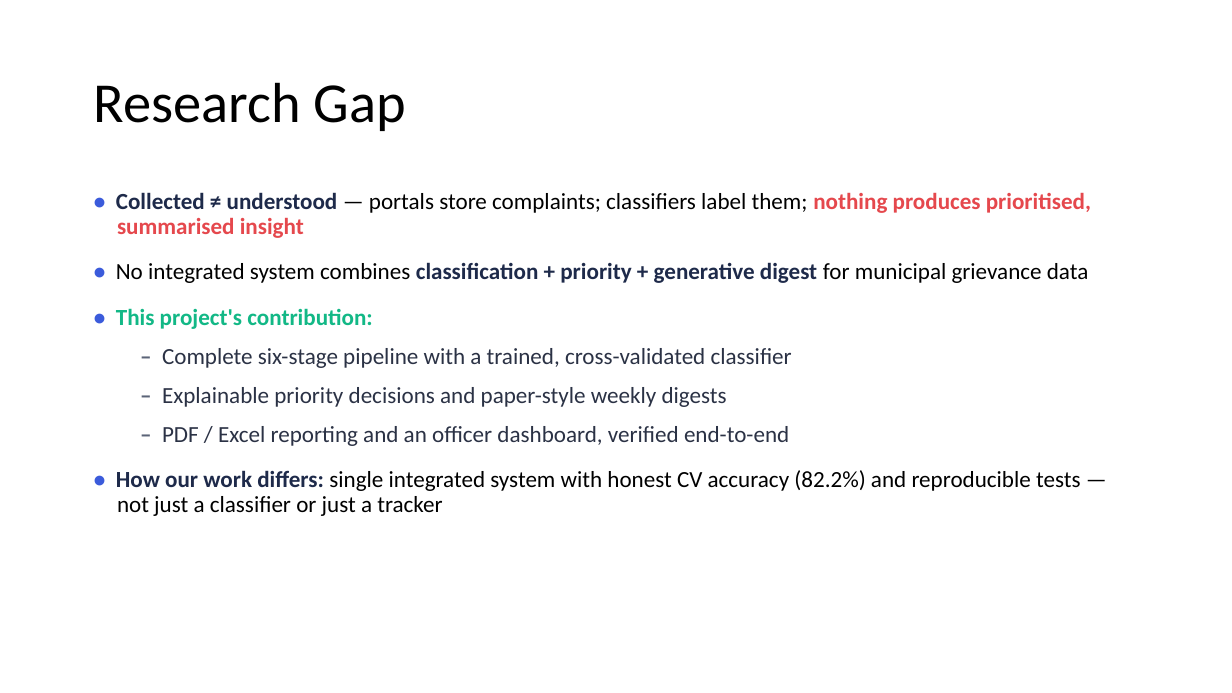
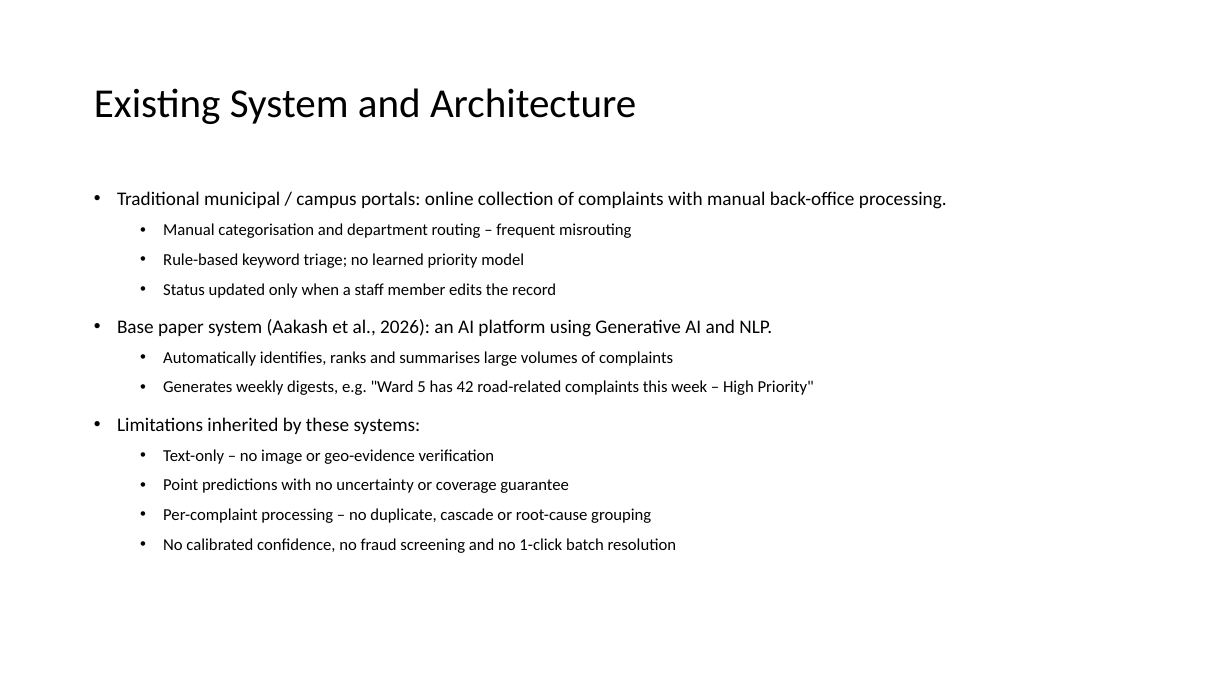
Before and after one commit to Mudit021/CivicSense-AI-Based-Citizen-Complaint-Analyzer, a slide deck: slide 9 of Project_Presentation.pptx (slide 8 before the commit). Drawn at 1232x693 pixels with LibreOffice and Linux fonts; fonts in the diff are those of the drawing. Boxes give left, top, right and bottom in pixels: in the first picture for what was removed or moved away, otherwise in the second. Text is boxed around its words. In the diff, an @@ line names an element or a change of style, - is before the commit and + after.

```diff
--- a/Project_Presentation.pptx
+++ b/Project_Presentation.pptx
@@ title at (94,88,636,124): text changed; size 44 to 32 pt @@
-Research Gap
+Existing System and Architecture
@@ text at (117,191,947,553): text changed; size 18 to 13 pt @@
-• Collected ≠ understood — portals store complaints; classifiers label them; nothing produces prioritised, summarised insight
-• No integrated system combines classification + priority + generative digest for municipal grievance data
-• This project's contribution:
-  – Complete six-stage pipeline with a trained, cross-validated classifier
-  – Explainable priority decisions and paper-style weekly digests
-  – PDF / Excel reporting and an officer dashboard, verified end-to-end
-• How our work differs: single integrated system with honest CV accuracy (82.2%) and reproducible tests — not just a classifier or just a tracker
+• Traditional municipal / campus portals: online collection of complaints with manual back-office processing.
+  • Manual categorisation and department routing – frequent misrouting
+  • Rule-based keyword triage; no learned priority model
+  • Status updated only when a staff member edits the record
+• Base paper system (Aakash et al., 2026): an AI platform using Generative AI and NLP.
+  • Automatically identifies, ranks and summarises large volumes of complaints
+  • Generates weekly digests, e.g. "Ward 5 has 42 road-related complaints this week – High Priority"
+• Limitations inherited by these systems:
+  • Text-only – no image or geo-evidence verification
+  • Point predictions with no uncertainty or coverage guarantee
+  • Per-complaint processing – no duplicate, cascade or root-cause grouping
+  • No calibrated confidence, no fraud screening and no 1-click batch resolution
```
Also in this commit, not shown: 7 other slides changed, 5 slides added, 4 slides removed, 28 other files.
